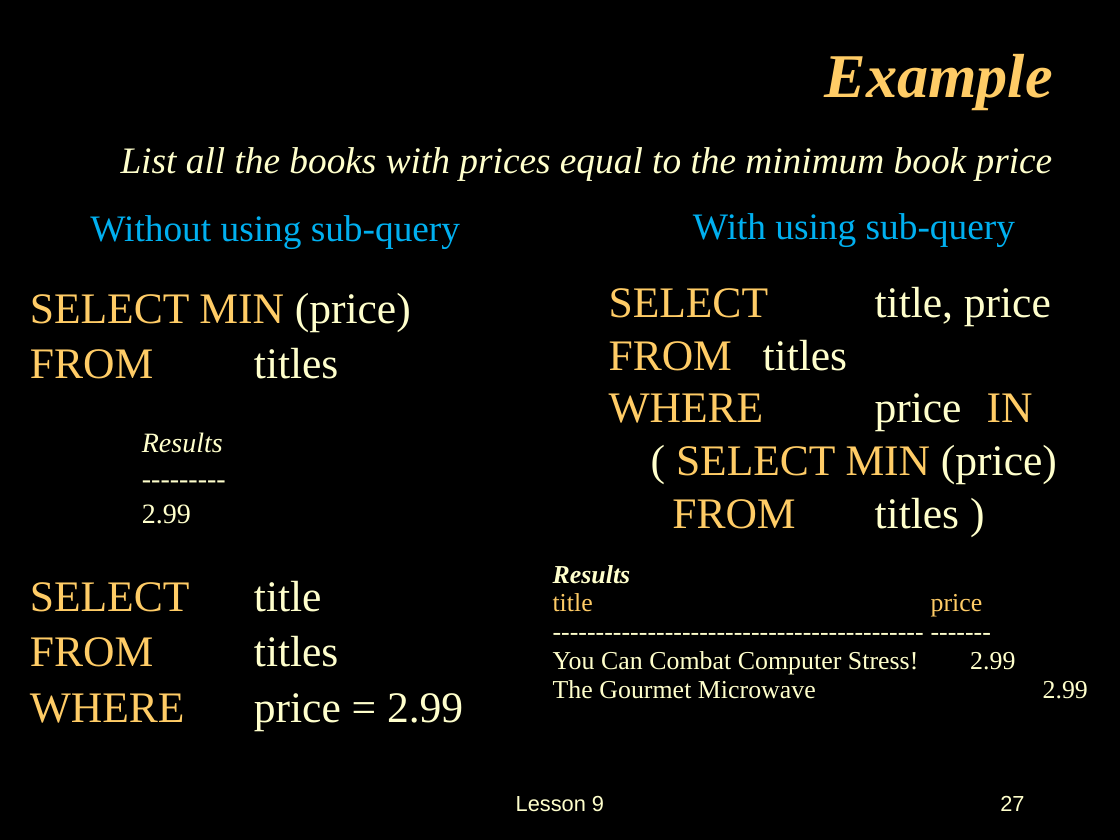
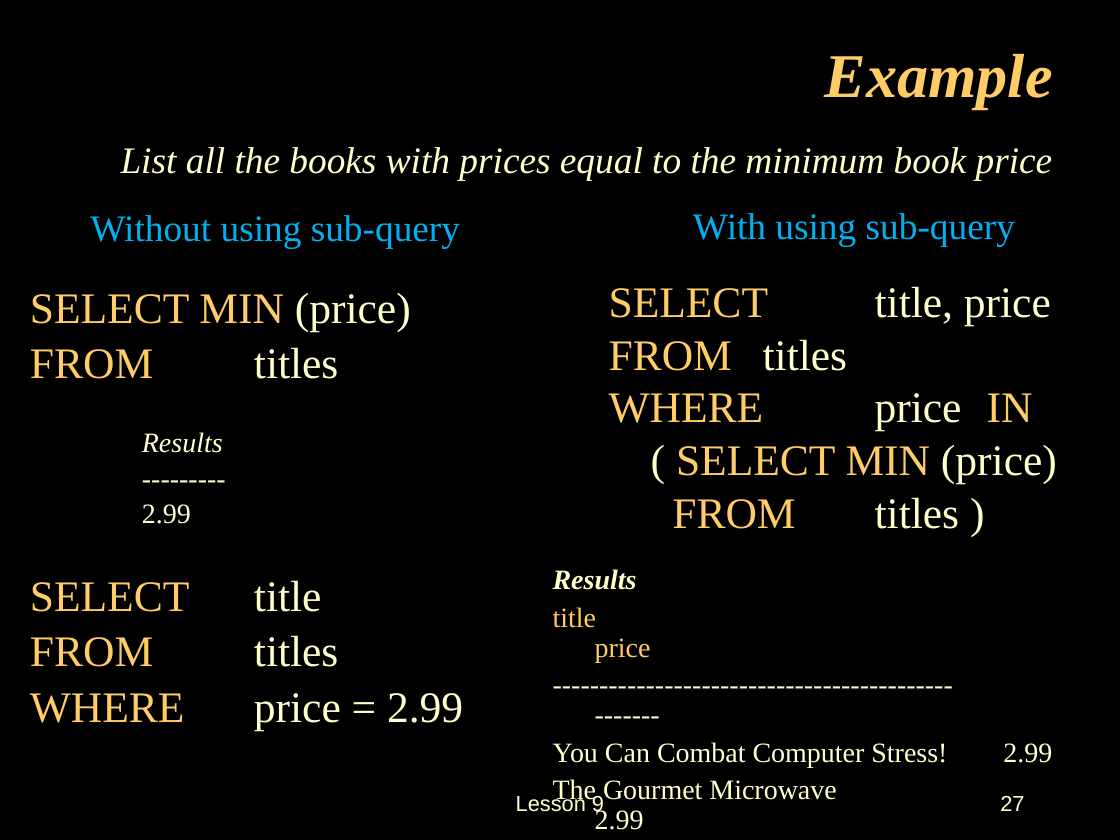
Before and after one commit to roberttdesjardins/COMP-1630, a slide deck: slide 27 of Week09/Comp+1630+Lesson+9+Slides.ppt. Drawn at 1120x840 pixels with LibreOffice and Linux fonts; fonts in the diff are those of the drawing. Boxes give left, top, right and bottom in pixels: in the first picture for what was removed or moved away, otherwise in the second. Text is boxed around its words. In the diff, an @@ line names an element or a change of style, - is before the commit and + after.

```diff
--- a/Week09/Comp+1630+Lesson+9+Slides.ppt
+++ b/Week09/Comp+1630+Lesson+9+Slides.ppt
@@ text "Results" at (553,569,947,830): size 16.6 to 18 pt; line spacing 0.7 to 0.9 @@
```
Also in this commit, not shown: 12 other files.
